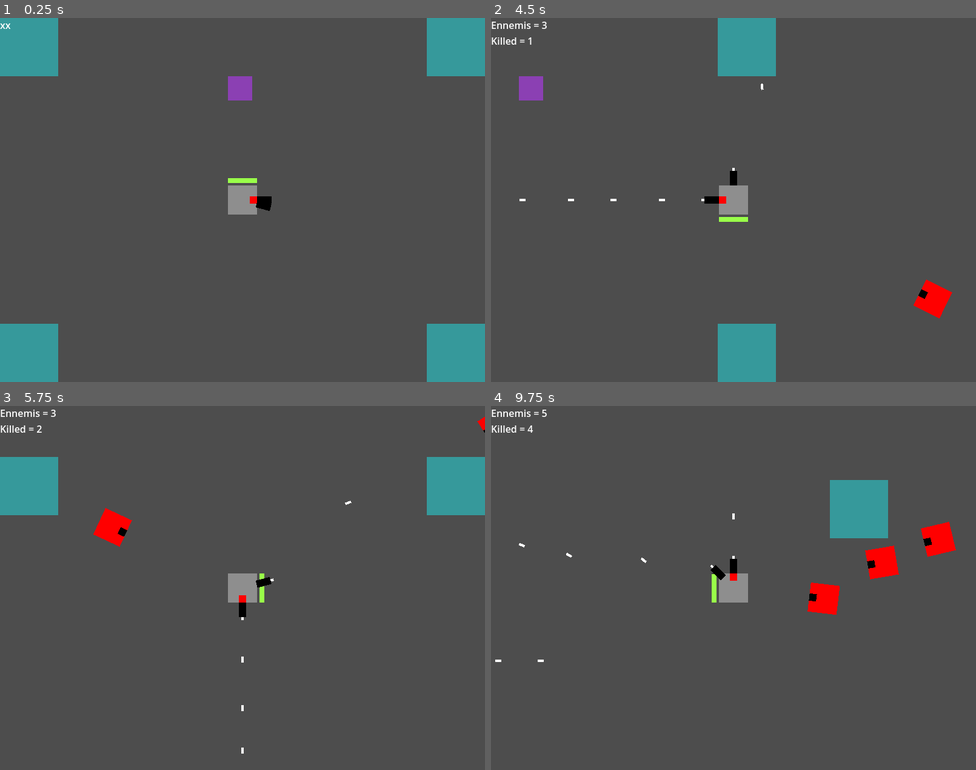
Above: before the commit, frames 1-4 (two rows, left to right).
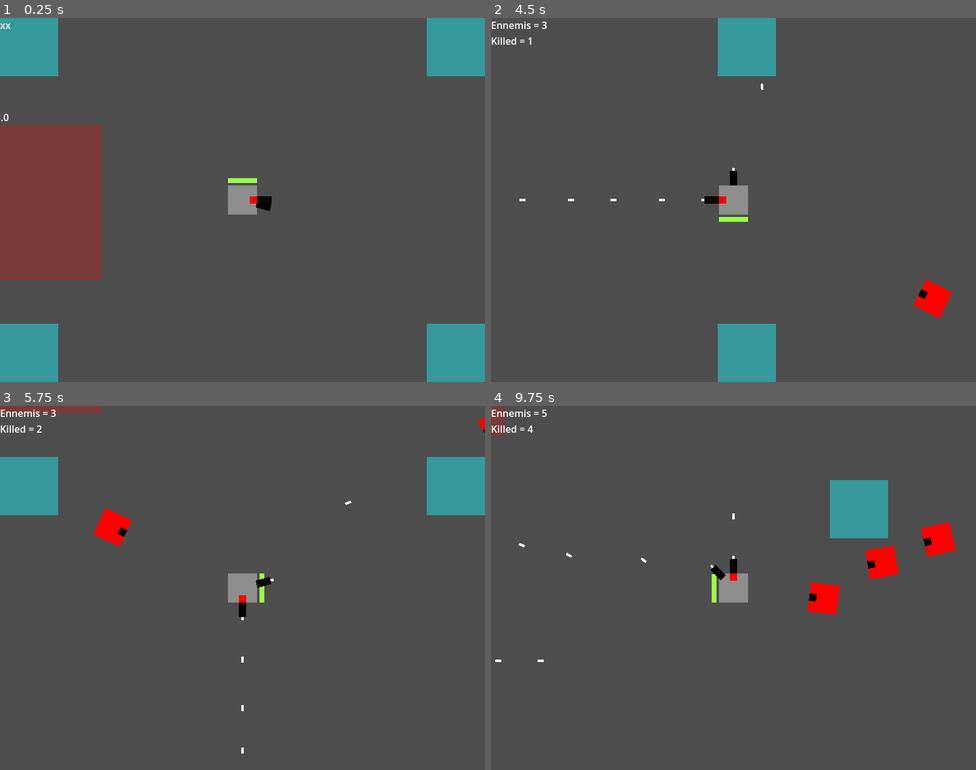
Above: after the commit, the same moments.

Repository: ToastedBrains/overloaded
Game: Godot game, scene res://src/main.tscn
Two runs of this game, one before a commit and one after it. Both use one fixed random seed, a clock stepped at 60 frames per second and the inputs below.
Inputs (mouse positions are in pixels of both pictures, inside the frame that each line leads up to):
- Up to frame 1 (0.25 s): no input
- Up to frame 2 (4.5 s): move the mouse to (840, 181) at 0.52 s; hold Right (ui_right) 0.53-1.28 s; click (840, 181) at 0.67 s; move the mouse to (636, 218) at 1.27 s; hold Down (ui_down) 1.28-2.03 s; move the mouse to (782, 119) at 2.02 s; hold Right (ui_right) 2.03-2.78 s; move the mouse to (709, 272) at 2.77 s; hold Up (ui_up) 2.78-3.53 s; click (709, 272) at 2.92 s; move the mouse to (879, 254) at 3.52 s; hold Left (ui_left) from 3.53 s (still down); move the mouse to (588, 145) at 4.27 s
- Up to frame 3 (5.75 s): move the mouse to (266, 588) at 5.02 s; release Left (ui_left) at 5.03 s; hold Down (ui_down) from 5.03 s (still down); click (266, 588) at 5.17 s
- Up to frame 4 (9.75 s): move the mouse to (660, 497) at 5.77 s; release Down (ui_down) at 5.78 s; hold Right (ui_right) 5.78-6.53 s; move the mouse to (840, 569) at 6.52 s; hold Up (ui_up) 6.53-7.28 s; move the mouse to (636, 606) at 7.27 s; hold Right (ui_right) 7.28-8.03 s; click (636, 606) at 7.42 s; move the mouse to (782, 507) at 8.02 s; hold Down (ui_down) 8.03-8.78 s; move the mouse to (709, 660) at 8.77 s; hold Left (ui_left) 8.78-9.53 s; move the mouse to (879, 642) at 9.52 s; hold Up (ui_up) from 9.53 s (still down); click (879, 642) at 9.67 s

The runs differ from the first frame. In frame 1, 9.3% of the frame differs, in the area x 0-52%, y 16-72%; in frame 2, 0.3%; in frame 3, 0.4%; in frame 4, 0.2%.
Error in both runs: Invalid access to property or key 'source' on a base object of type 'Array'. (res://src/global/debug.gd:11)

Commit message:
Capture a zone feature.

Diff:
--- a/src/ennemies/ennemy/ennemy.tscn
+++ b/src/ennemies/ennemy/ennemy.tscn
@@ -6,8 +6,8 @@
 radius = 24.0208
 
 [node name="Ennemy" type="CharacterBody2D"]
-collision_layer = 3
-collision_mask = 0
+collision_layer = 2
+collision_mask = 2
 script = ExtResource("1_xko65")
 
 [node name="ColorRect" type="ColorRect" parent="."]
--- a/src/levels/level_base/level_base.tscn
+++ b/src/levels/level_base/level_base.tscn
@@ -4,6 +4,7 @@
 [ext_resource type="Script" path="res://src/levels/level_base/level_base.gd" id="1_qig2g"]
 [ext_resource type="PackedScene" uid="uid://cqrv6ncxrirb1" path="res://src/ui/hud/hud.tscn" id="2_sf1qe"]
 [ext_resource type="Script" path="res://src/levels/level_base/Camera2D.gd" id="3_p3g0h"]
+[ext_resource type="PackedScene" uid="uid://bjb278c20ud2o" path="res://src/levels/objectives/objective.tscn" id="3_rtt5h"]
 [ext_resource type="PackedScene" uid="uid://b75yb01fpbood" path="res://src/levels/obstables/wall.tscn" id="3_u1j8h"]
 [ext_resource type="PackedScene" uid="uid://bdtmi60lcun7r" path="res://src/weapons/bullet/gun.tscn" id="3_vwajk"]
 [ext_resource type="PackedScene" uid="uid://cru12l3kx3auh" path="res://src/weapons/bullet/rot_gun.tscn" id="6_duryj"]
@@ -14,14 +15,14 @@
 }
 point_count = 5
 
-[sub_resource type="RectangleShape2D" id="RectangleShape2D_k4vd6"]
-size = Vector2(40, 40)
-
 [node name="Level" type="Node"]
 script = ExtResource("1_qig2g")
 
 [node name="HUD" parent="." instance=ExtResource("2_sf1qe")]
 unique_name_in_owner = true
+
+[node name="Objective" parent="." instance=ExtResource("3_rtt5h")]
+position = Vector2(-88, 176)
 
 [node name="Player" parent="." instance=ExtResource("1_nja47")]
 unique_name_in_owner = true
@@ -65,19 +66,6 @@
 [node name="Wall4" parent="." instance=ExtResource("3_u1j8h")]
 position = Vector2(752, 552)
 
-[node name="RigidBody2D" type="RigidBody2D" parent="."]
-position = Vector2(376, 96)
-metadata/_edit_group_ = true
-
-[node name="ColorRect" type="ColorRect" parent="RigidBody2D"]
-offset_right = 40.0
-offset_bottom = 40.0
-color = Color(0.545098, 0.25098, 0.701961, 1)
-
-[node name="CollisionShape2D" type="CollisionShape2D" parent="RigidBody2D"]
-position = Vector2(20, 20)
-shape = SubResource("RectangleShape2D_k4vd6")
-
 [connection signal="new_ennemi" from="." to="." method="_on_new_ennemi"]
 [connection signal="player_health_exhausted" from="Player" to="." method="_on_player_player_health_exhausted"]
 [connection signal="timeout" from="SpawnTimer" to="." method="_on_spawn_timer_timeout"]
--- /dev/null
+++ b/src/levels/objectives/objective.gd
@@ -0,0 +1,33 @@
+extends Area2D
+
+signal objective_completed
+
+const TIME_TO_SOLVE = 5.0
+var time_remaining : float
+
+
+func _process(_delta):
+	if not %SolveTimer.is_stopped():
+		%TimeDisplay.text = "%2.1f" % %SolveTimer.time_left
+	else:
+		%TimeDisplay.text = "%2.1f" % TIME_TO_SOLVE
+	#Debug.print(%SolveTimer.time_left)
+
+func _ready():
+	%SolveTimer.wait_time = TIME_TO_SOLVE
+	Debug.print(%ColorRect.color)
+
+func _on_body_entered(body):
+	%SolveTimer.start()
+	pass # Replace with function body.
+
+
+func _on_body_exited(body):
+	%SolveTimer.stop()
+
+
+func _on_solve_timer_timeout():
+	emit_signal("objective_completed")
+	%ColorRect.color = Color(0, 1, 0, 0.5)
+	%SolveTimer.stop()
+	%TimeDisplay.hide()
--- /dev/null
+++ b/src/levels/objectives/objective.tscn
@@ -0,0 +1,35 @@
+[gd_scene load_steps=3 format=3 uid="uid://bjb278c20ud2o"]
+
+[ext_resource type="Script" path="res://src/levels/objectives/objective.gd" id="1_hg3x6"]
+
+[sub_resource type="RectangleShape2D" id="RectangleShape2D_k4gp0"]
+size = Vector2(256, 256)
+
+[node name="Objective" type="Area2D"]
+collision_layer = 4
+script = ExtResource("1_hg3x6")
+
+[node name="ColorRect" type="ColorRect" parent="."]
+unique_name_in_owner = true
+offset_right = 256.0
+offset_bottom = 256.0
+color = Color(1, 0, 0, 0.25098)
+
+[node name="CollisionShape2D" type="CollisionShape2D" parent="."]
+position = Vector2(128, 128)
+shape = SubResource("RectangleShape2D_k4gp0")
+
+[node name="SolveTimer" type="Timer" parent="."]
+unique_name_in_owner = true
+
+[node name="TimeDisplay" type="Label" parent="."]
+unique_name_in_owner = true
+offset_left = 80.0
+offset_top = -24.0
+offset_right = 112.0
+offset_bottom = -1.0
+text = "00.0"
+
+[connection signal="body_entered" from="." to="." method="_on_body_entered"]
+[connection signal="body_exited" from="." to="." method="_on_body_exited"]
+[connection signal="timeout" from="SolveTimer" to="." method="_on_solve_timer_timeout"]
--- a/src/levels/obstables/wall.tscn
+++ b/src/levels/obstables/wall.tscn
@@ -4,6 +4,8 @@
 size = Vector2(96, 96)
 
 [node name="Wall" type="StaticBody2D"]
+collision_layer = 4
+collision_mask = 0
 
 [node name="ColorRect" type="ColorRect" parent="."]
 anchors_preset = 8
--- a/src/player/player.gd
+++ b/src/player/player.gd
@@ -17,7 +17,7 @@
 
 func _physics_process(delta):
 	var aggressors = %Hitbox.get_overlapping_bodies()
-	Debug.print(aggressors.front())
+	#Debug.print(aggressors.front())
 	if aggressors.size() > 0:
 		health -= 5 * aggressors.size() * delta
 		if health <= 0:
--- a/src/player/player.tscn
+++ b/src/player/player.tscn
@@ -6,7 +6,7 @@
 radius = 24.0
 
 [sub_resource type="CircleShape2D" id="CircleShape2D_5tiaq"]
-radius = 24.0
+radius = 48.0
 
 [sub_resource type="StyleBoxFlat" id="StyleBoxFlat_46vhh"]
 bg_color = Color(0.117647, 0.117647, 0.117647, 1)
@@ -15,8 +15,8 @@
 bg_color = Color(0.6, 1, 0.286275, 1)
 
 [node name="Player" type="CharacterBody2D"]
-collision_layer = 0
-collision_mask = 3
+position = Vector2(1, 0)
+collision_mask = 6
 script = ExtResource("1_dmejq")
 
 [node name="ColorRect" type="ColorRect" parent="."]
@@ -52,8 +52,10 @@
 
 [node name="Hitbox" type="Area2D" parent="."]
 unique_name_in_owner = true
+collision_mask = 2
 
 [node name="CollisionShape2D" type="CollisionShape2D" parent="Hitbox"]
+position = Vector2(-1, 0)
 shape = SubResource("CircleShape2D_5tiaq")
 
 [node name="HealthBar" type="ProgressBar" parent="."]
--- a/src/weapons/bullet/bullet.tscn
+++ b/src/weapons/bullet/bullet.tscn
@@ -7,6 +7,8 @@
 
 [node name="Bullet" type="Area2D"]
 top_level = true
+collision_layer = 0
+collision_mask = 2
 script = ExtResource("1_cppfj")
 
 [node name="ColorRect" type="ColorRect" parent="."]
--- a/src/weapons/bullet/gun.tscn
+++ b/src/weapons/bullet/gun.tscn
@@ -6,6 +6,8 @@
 size = Vector2(816, 128)
 
 [node name="Gun" type="Area2D"]
+collision_layer = 0
+collision_mask = 2
 script = ExtResource("1_ctd5e")
 
 [node name="ColorRect" type="ColorRect" parent="."]
--- a/src/weapons/bullet/rot_gun.tscn
+++ b/src/weapons/bullet/rot_gun.tscn
@@ -6,6 +6,8 @@
 size = Vector2(816, 128)
 
 [node name="RotGun" type="Area2D"]
+collision_layer = 0
+collision_mask = 2
 script = ExtResource("1_5oqbr")
 
 [node name="ColorRect" type="ColorRect" parent="."]
